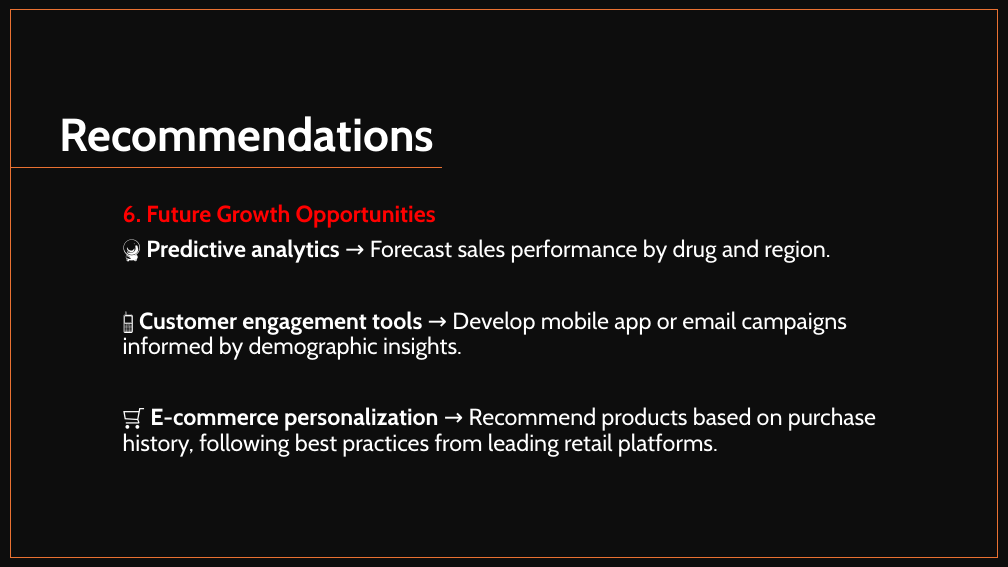
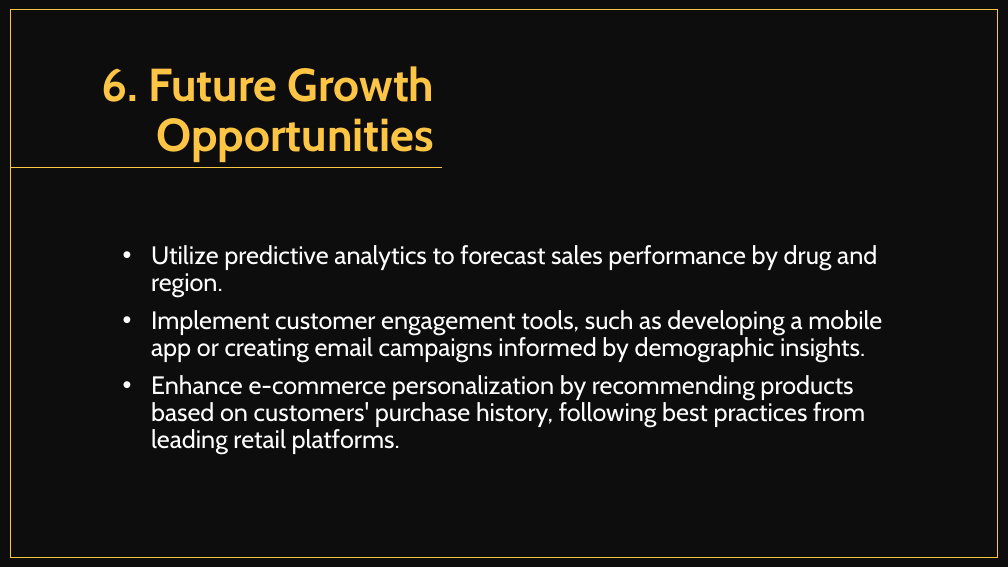
Before and after one commit to cephard/NovaMed-Solutions, a slide deck: slide 31 of NovaMed Solutions Presentation.pptx. Drawn at 1008x567 pixels with LibreOffice and Linux fonts; fonts in the diff are those of the drawing. Boxes give left, top, right and bottom in pixels: in the first picture for what was removed or moved away, otherwise in the second. Text is boxed around its words. In the diff, an @@ line names an element or a change of style, - is before the commit and + after.

```diff
--- a/NovaMed Solutions Presentation.pptx
+++ b/NovaMed Solutions Presentation.pptx
@@ background #FFFFFF to #FDC543 @@
@@ rectangle at (11, 10, 998, 558): outline #E97132 1 pt to #FDC543 1 pt @@
@@ title at (102, 66, 435, 162): text changed; text colour #FFFFFF to #FDC543 @@
-Recommendations
+6. Future Growth Opportunities
@@ line (442, 168) - (11, 168): stroke #E97132 1 pt to #FDC543 1 pt @@
@@ subtitle at (151, 245, 882, 455): text changed; size 22.2 to 24 pt @@
-6. Future Growth Opportunities
-🔮 Predictive analytics → Forecast sales performance by drug and region.
-📱 Customer engagement tools → Develop mobile app or email campaigns informed by demographic insights.
-🛒 E-commerce personalization → Recommend products based on purchase history, following best practices from leading retail platforms.
+• Utilize predictive analytics to forecast sales performance by drug and region.
+• Implement customer engagement tools, such as developing a mobile app or creating email campaigns informed by demographic insights.
+• Enhance e-commerce personalization by recommending products based on customers' purchase history, following best practices from leading retail platforms.
```
Also in this commit, not shown: 24 other slides changed, 11 slides added, 8 slides removed, 3 other files.
